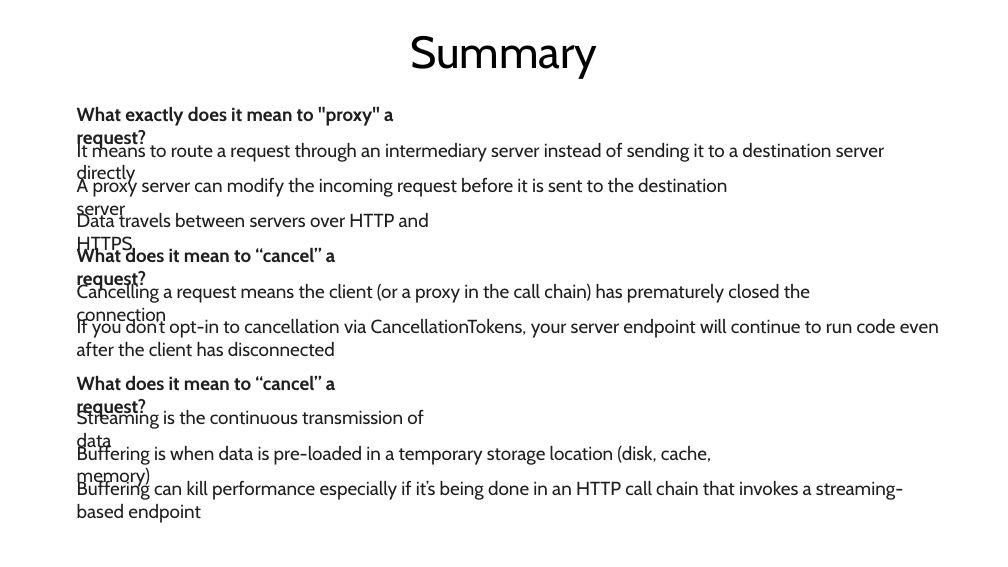
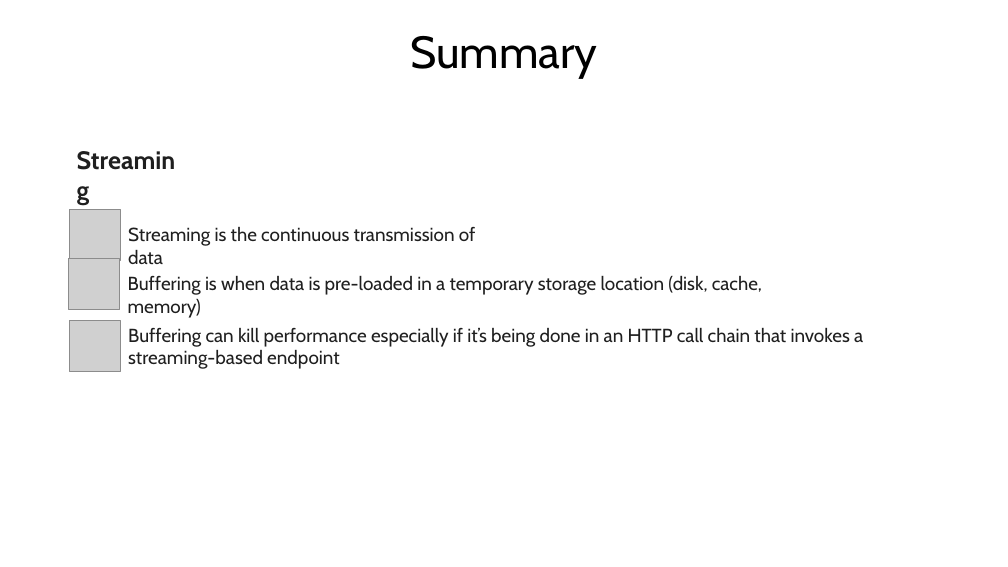
Before and after one commit to roblappcoupa/simple-web-api, a slide deck: slide 12 of Docs/HttpProxies.pptx (slide 11 before the commit). Drawn at 1008x567 pixels with LibreOffice and Linux fonts; fonts in the diff are those of the drawing; grey boxes stand for pictures. Boxes give left, top, right and bottom in pixels: in the first picture for what was removed or moved away, otherwise in the second. Text is boxed around its words. In the diff, an @@ line names an element or a change of style, - is before the commit and + after.

```diff
--- a/Docs/HttpProxies.pptx
+++ b/Docs/HttpProxies.pptx
@@ text removed at (77, 107, 393, 149) @@
-What exactly does it mean to "proxy" a request?
@@ text removed at (77, 141, 884, 162) @@
-It means to route a request through an intermediary server instead of sending it to a destination server directly
@@ text removed at (77, 176, 727, 197) @@
-A proxy server can modify the incoming request before it is sent to the destination server
@@ picture added at (70, 209, 120, 260) @@
@@ text removed at (77, 212, 429, 255) @@
-Data travels between servers over HTTP and HTTPS
@@ text "Streaming is the continuous transmission ..." rewrapped from (77, 408, 424, 452) to (128, 227, 476, 265) @@
@@ text added at (128, 227, 210, 246), 24 pt, text #1F1F1F, bold @@
+Streaming
@@ picture added at (69, 258, 119, 309) @@
@@ text removed at (77, 247, 335, 290) @@
-What does it mean to “cancel” a request?
@@ text "Buffering is when data is ...": place and size @@
-text "Buffering is when data is ..." at (77, 444, 711, 465)
+text "Buffering is when data is ..." at (128, 276, 762, 295)
@@ text removed at (77, 282, 810, 303) @@
-Cancelling a request means the client (or a proxy in the call chain) has prematurely closed the connection
@@ picture added at (70, 321, 120, 371) @@
@@ text removed at (77, 318, 939, 357) @@
-If you don’t opt-in to cancellation via CancellationTokens, your server endpoint will continue to run code even after the client has disconnected
@@ text "Buffering can kill performance especially ..." rewrapped from (77, 479, 903, 523) to (128, 328, 863, 369) @@
@@ text removed at (77, 376, 335, 418) @@
-What does it mean to “cancel” a request?
```
Also in this commit, not shown: 4 other slides changed, 1 slide added, 3 other files.
